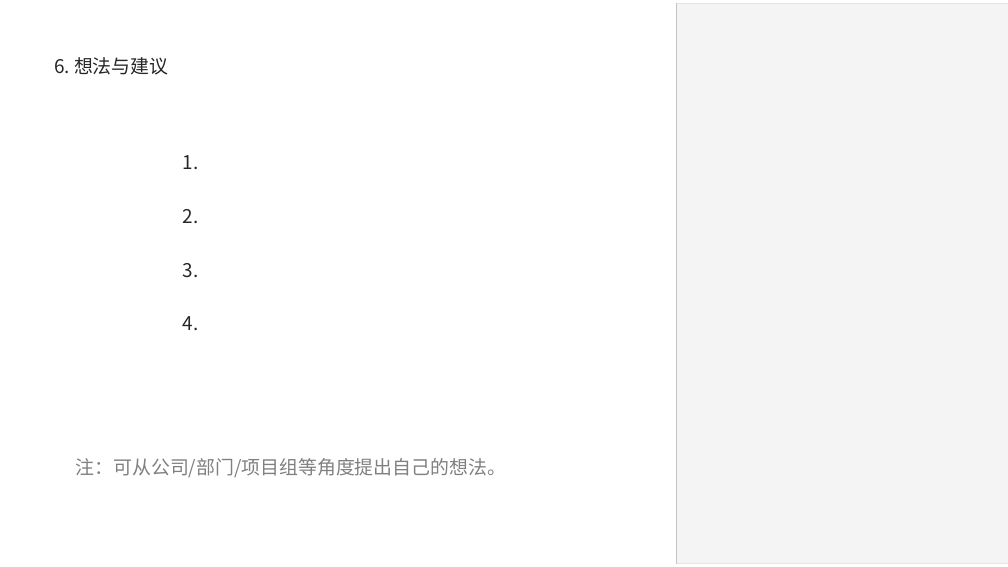
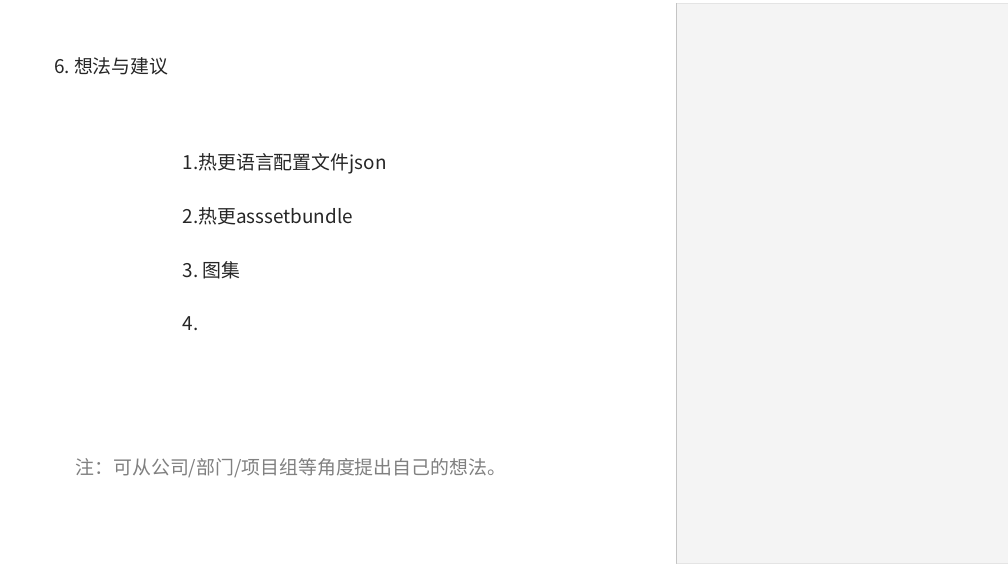
Before and after one commit to Hengle/UnityLearn-1, a slide deck: slide 8 of 转正答辩PPT_篮球前端_王祖雄.pptx. Drawn at 1008x567 pixels with LibreOffice and Linux fonts; fonts in the diff are those of the drawing; grey boxes stand for pictures; background and template pictures are left out. Boxes give left, top, right and bottom in pixels: in the first picture for what was removed or moved away, otherwise in the second. Text is boxed around its words. In the diff, an @@ line names an element or a change of style, - is before the commit and + after.

```diff
--- a/转正答辩PPT_篮球前端_王祖雄.pptx
+++ b/转正答辩PPT_篮球前端_王祖雄.pptx
@@ text at (183, 153, 387, 279): text changed @@
-1.
-2.
-3.
+1.热更语言配置文件json
+2.热更asssetbundle
+3. 图集
```
Also in this commit, not shown: 5 other slides changed.
